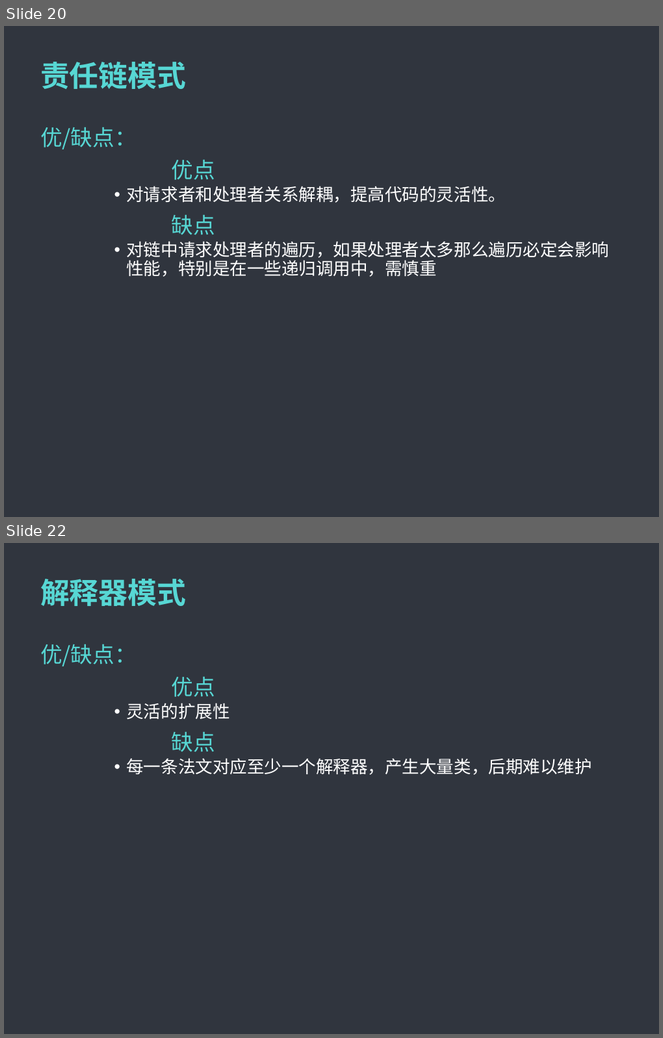
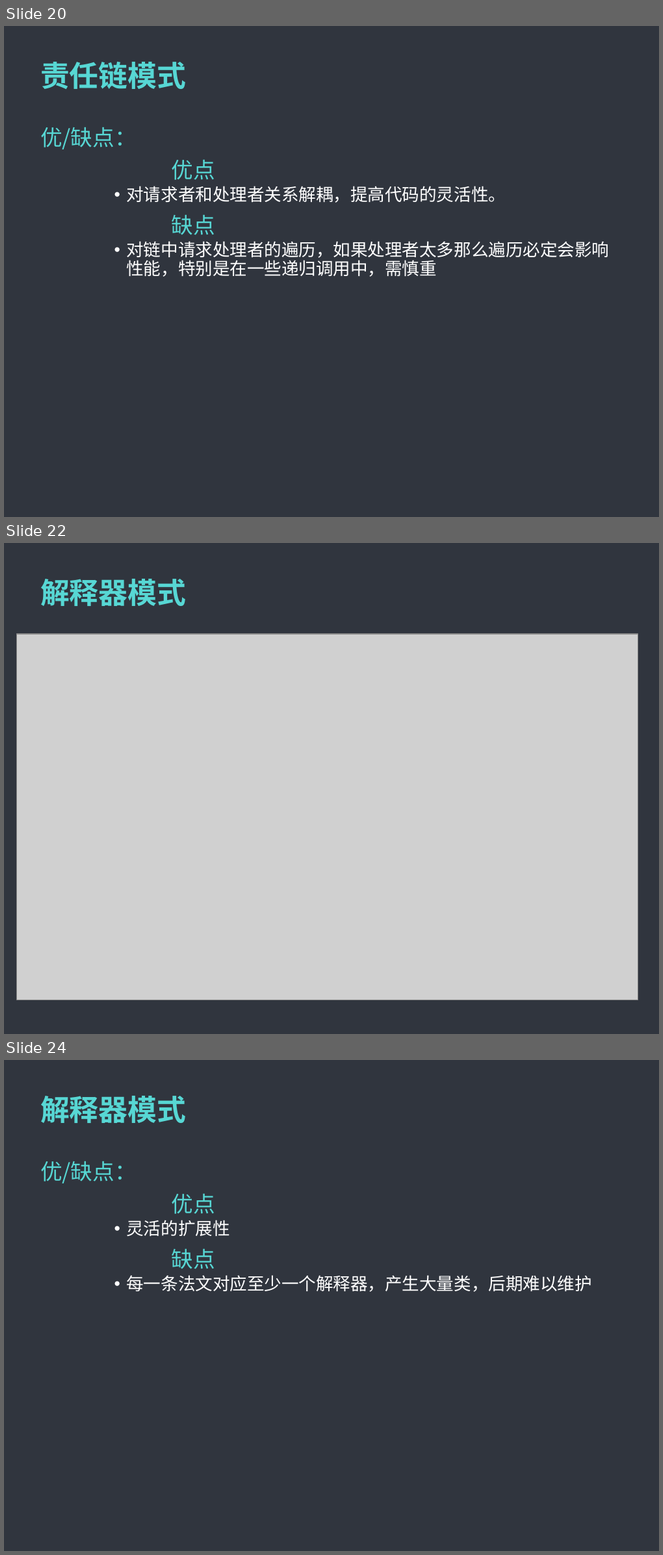
Before and after one commit to MintLy/JavaDesignMode, a slide deck: DesignMode.ppt. Shown one above the other, each under a label of ours: slides 20 and 22 before the commit, slides 20, 22 and 24 after it; the slides between them are not shown. The pictures are 663x1038 and 663x1555 pixels, drawn with LibreOffice and Linux fonts; fonts in the diff are those of the drawing; grey boxes stand for pictures; background and template pictures are left out. Boxes give left, top, right and bottom in pixels: in the first picture for what was removed or moved away, otherwise in the second. Text is boxed around its words. In the diff, an @@ line names an element or a change of style, - is before the commit and + after.

```diff
--- a/DesignMode.ppt
+++ b/DesignMode.ppt
@@ slide 22 added at bbox=[4, 543, 659, 1034], background #5F5F5F; not listed: 1 template element that a slide beside it also shows @@
@@ title added at bbox=[40, 579, 186, 606], 32 pt, text #57D7D4, bold @@
+解释器模式
@@ picture added at bbox=[17, 634, 638, 1001] @@
@@ what was slide 22 is now slide 24 @@
```
Also in this commit, not shown: 1 slide changed, 21 other slides added, 7 other files.
